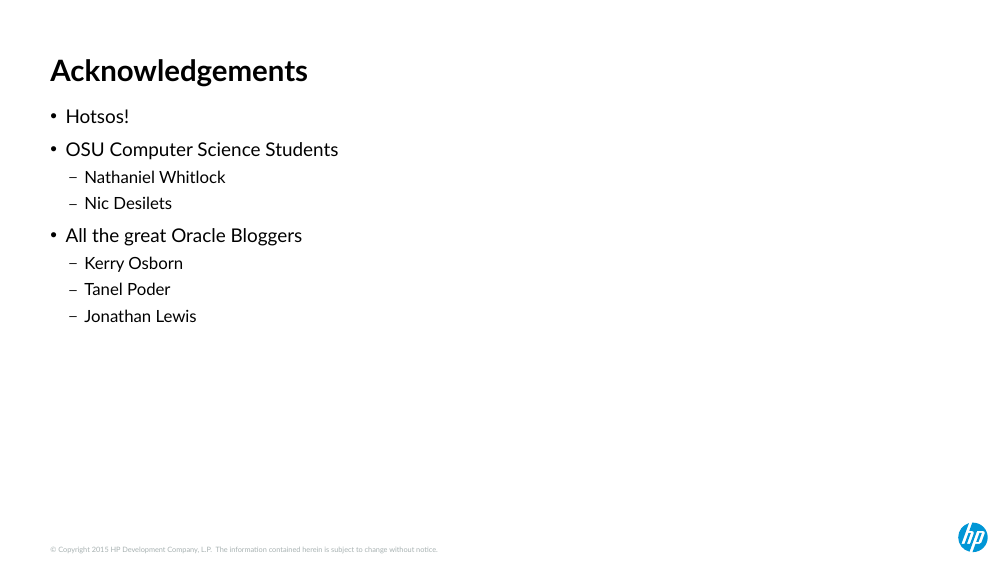
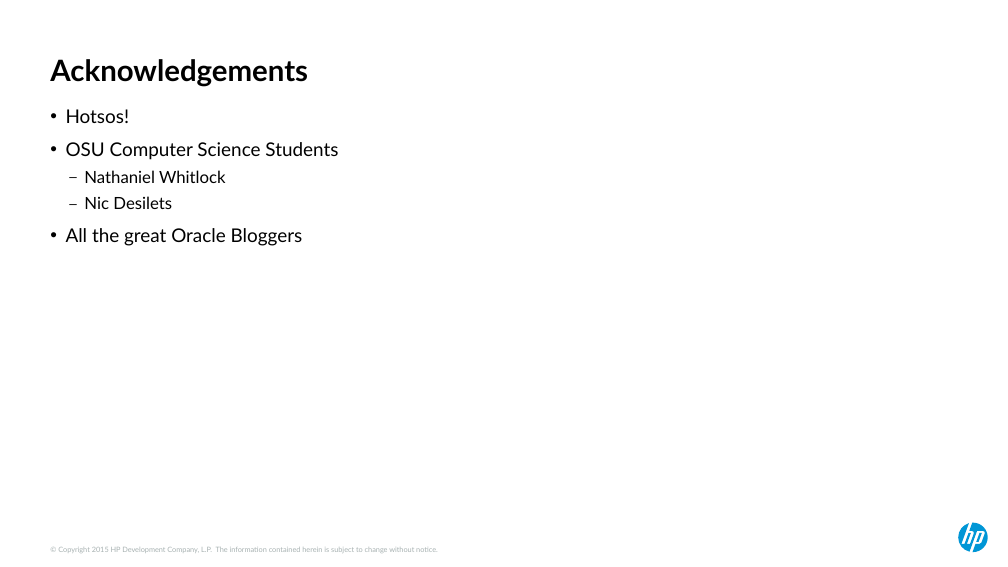
Before and after one commit to ndesilets/Group-13-HP-Big-Data-Analytics, a slide deck: slide 25 of Power Point Files/hotsos_2017 (kirbys inputs).pptx (slide 24 before the commit). Drawn at 1008x567 pixels with LibreOffice and Linux fonts; fonts in the diff are those of the drawing. Boxes give left, top, right and bottom in pixels: in the first picture for what was removed or moved away, otherwise in the second. Text is boxed around its words. In the diff, an @@ line names an element or a change of style, - is before the commit and + after.

```diff
--- a/Power Point Files/hotsos_2017 (kirbys inputs).pptx
+++ b/Power Point Files/hotsos_2017 (kirbys inputs).pptx
@@ text at bbox=[84, 256, 197, 322]: paragraphs removed @@
-  – Kerry Osborn
-  – Tanel Poder
-  – Jonathan Lewis
```
Also in this commit, not shown: 8 other slides changed, 1 slide added, 3 other files.
